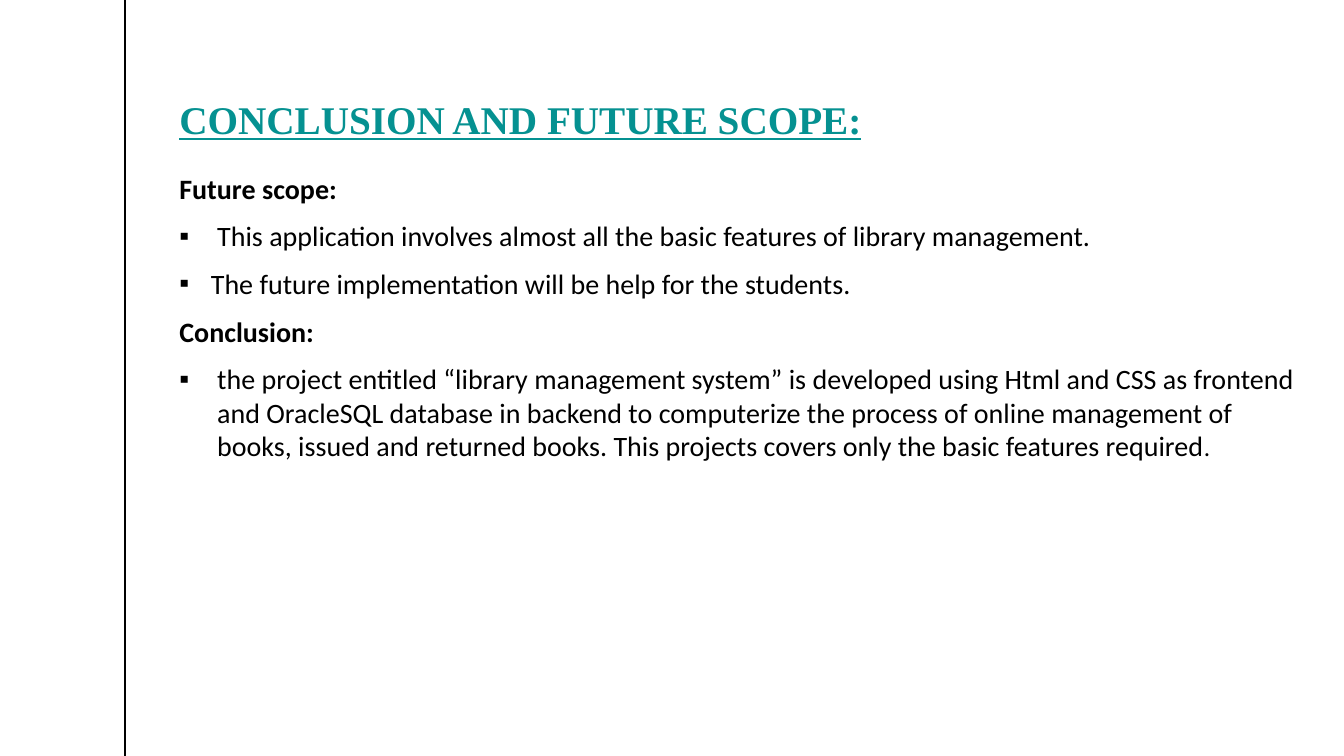
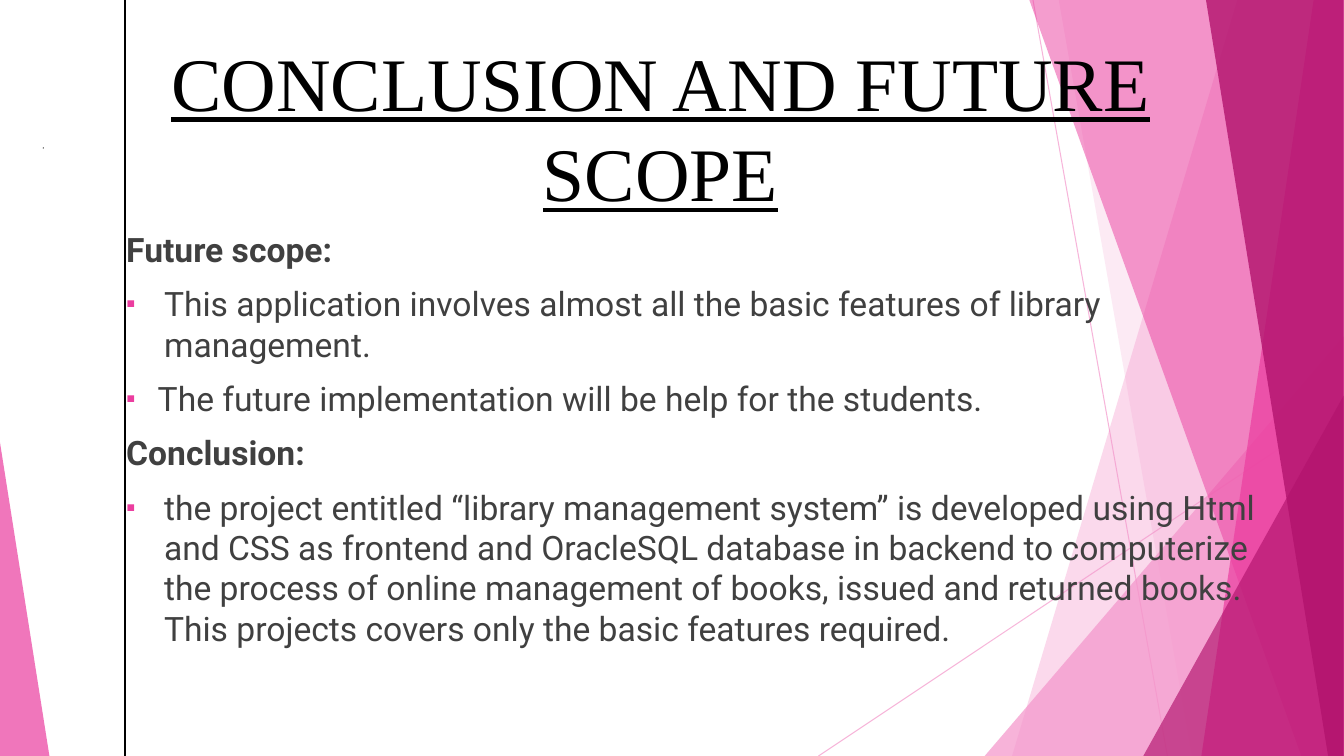
Before and after one commit to umangsaxena96/LibraryManangementSystem, a slide deck: slide 13 of DOCUMENTS/Library management system1.pptx (slide 27 before the commit). Drawn at 1344x756 pixels with LibreOffice and Linux fonts; fonts in the diff are those of the drawing. Boxes give left, top, right and bottom in pixels: in the first picture for what was removed or moved away, otherwise in the second. Text is boxed around its words. In the diff, an @@ line names an element or a change of style, - is before the commit and + after.

```diff
--- a/DOCUMENTS/Library management system1.pptx
+++ b/DOCUMENTS/Library management system1.pptx
@@ text "CONCLUSION AND FUTURE SCOPE" at box(171, 52, 1150, 212): vertical alignment bottom to top @@
@@ text at box(171, 52, 1150, 212): text changed; size 28 to 54 pt; text colour #059191 to #000000; bold off @@
-CONCLUSION AND FUTURE SCOPE:
+CONCLUSION AND FUTURE SCOPE
@@ text "Future scope:": place and size @@
-text "Future scope:" at box(179, 180, 1294, 461)
+text "Future scope:" at box(126, 238, 1255, 648)
@@ text "Future scope:" at box(126, 238, 1255, 648): size 20 to 24 pt, font Calibri to Roboto, text colour #000000 to #404040; size 18 to 24 pt in "required." @@
@@ group added at box(0, 0, 1344, 756): 5 freeform shapes, 3 triangles, 2 lines @@
```
Also in this commit, not shown: 11 other slides changed, 1 slide added, 15 slides removed, 14 other files.
